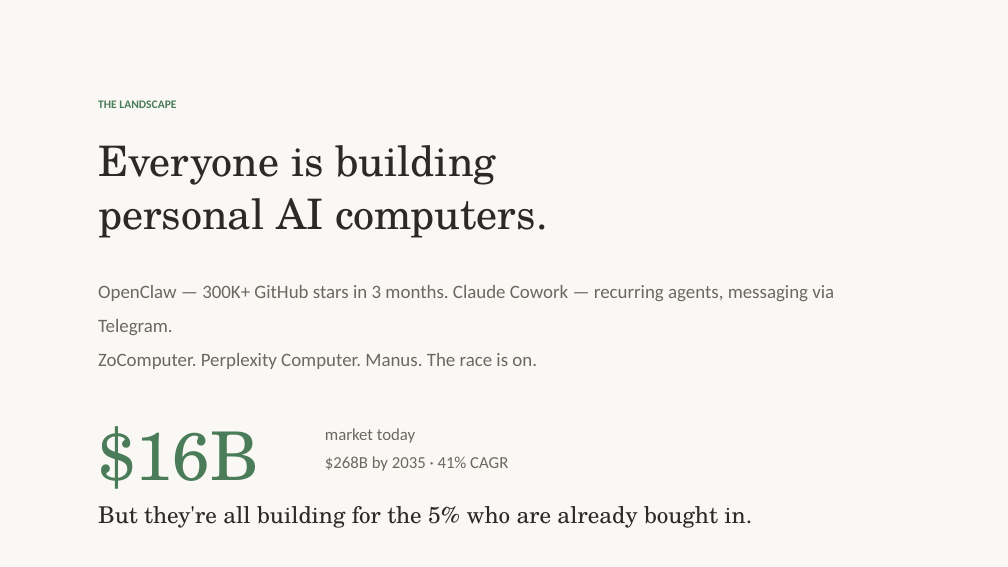
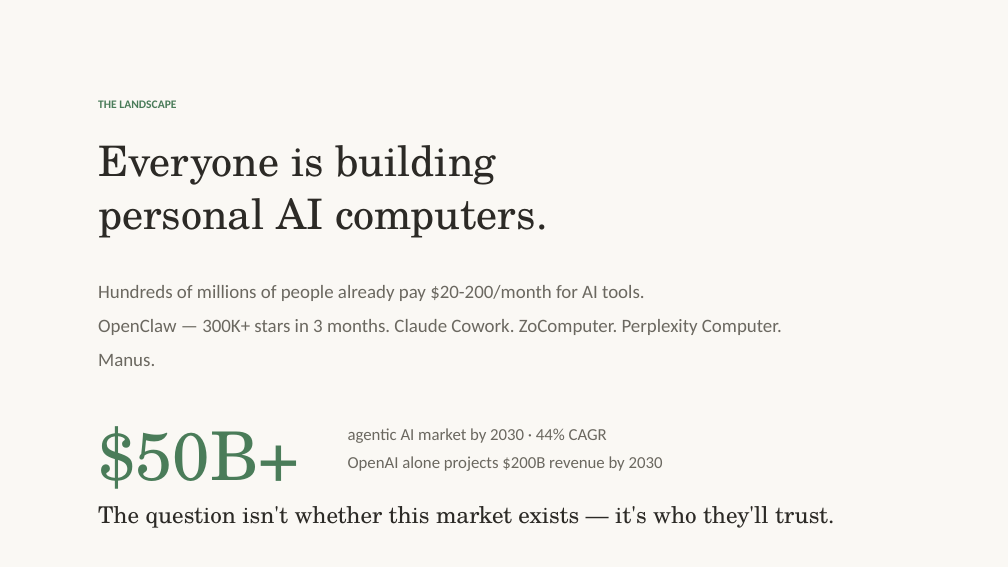
Before and after one commit to OpenParachutePBC/parachute-computer, a slide deck: slide 2 of nvc-pitch-deck.pptx. Drawn at 1008x567 pixels with LibreOffice and Linux fonts; fonts in the diff are those of the drawing. Boxes give left, top, right and bottom in pixels: in the first picture for what was removed or moved away, otherwise in the second. Text is boxed around its words. In the diff, an @@ line names an element or a change of style, - is before the commit and + after.

```diff
--- a/nvc-pitch-deck.pptx
+++ b/nvc-pitch-deck.pptx
@@ text at <box>98,285,782,335</box>: text changed @@
-OpenClaw — 300K+ GitHub stars in 3 months. Claude Cowork — recurring agents, messaging via Telegram.
-ZoComputer. Perplexity Computer. Manus. The race is on.
+Hundreds of millions of people already pay $20-200/month for AI tools.
+OpenClaw — 300K+ stars in 3 months. Claude Cowork. ZoComputer. Perplexity Computer. Manus.
@@ text at <box>98,426,299,489</box>: text changed @@
-$16B
+$50B+
@@ text at <box>348,428,663,471</box>: text changed @@
-market today
-$268B by 2035 · 41% CAGR
+agentic AI market by 2030 · 44% CAGR
+OpenAI alone projects $200B revenue by 2030
@@ text at <box>98,506,835,528</box>: text changed @@
-But they're all building for the 5% who are already bought in.
+The question isn't whether this market exists — it's who they'll trust.
```
Also in this commit, not shown: 3 other slides changed, 1 slide added, 1 slide removed, 4 other files.
